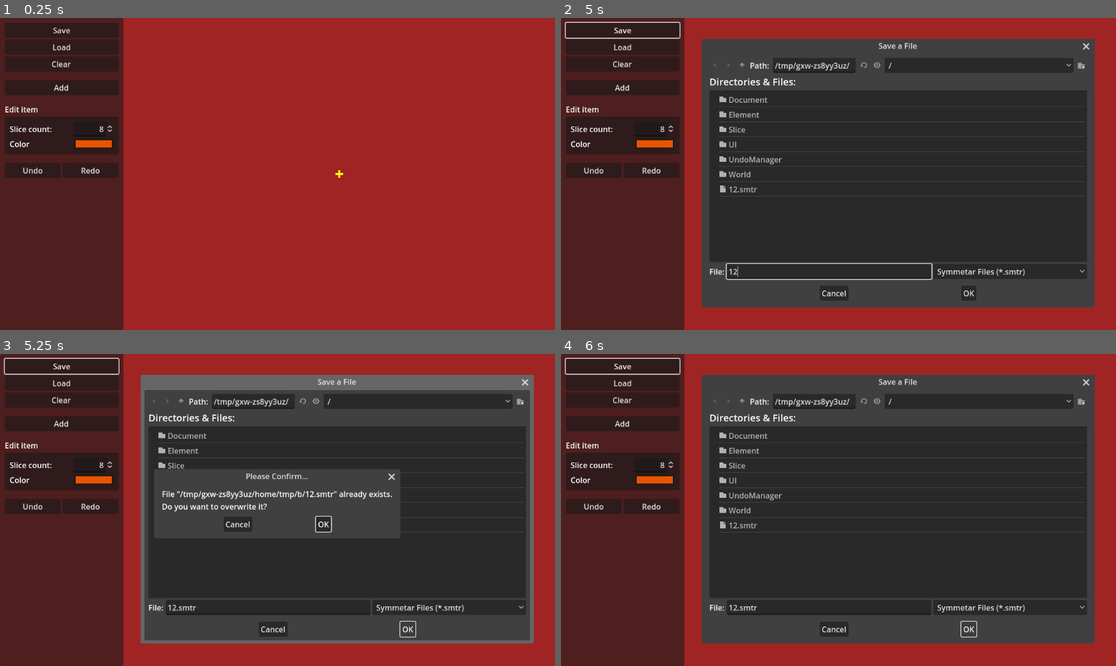
Above: before the commit, frames 1-4 (two rows, left to right).
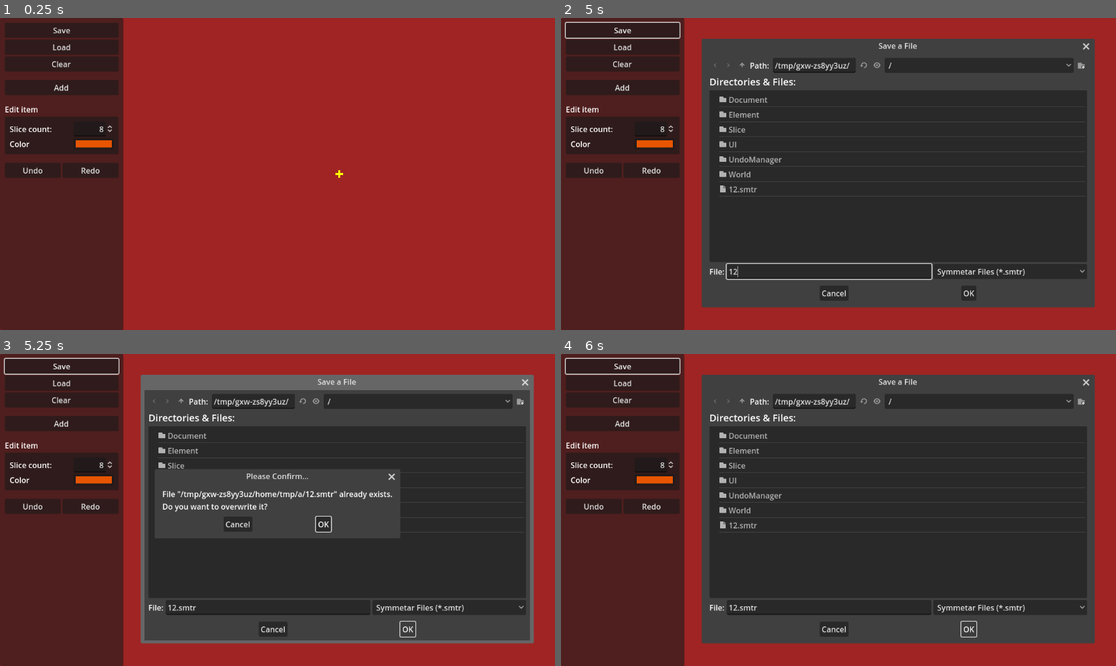
Above: after the commit, the same moments.

Repository: zoeesilcock/symmetar
Game: Godot game, scene res://Main.tscn
The game is run twice, just before and just after one commit, with the same random seed, the same clock (stepped at 60 frames per second) and the same inputs.
Inputs (mouse positions are in pixels of both pictures, inside the frame that each line leads up to):
- Up to frame 1 (0.25 s): no input
- Up to frame 2 (5 s): click "Clear" at 0.5 s; click "Add" at 1.25 s; click "Undo" at 2 s; click "Redo" at 2.75 s; click "Save" at 3.5 s; click (827, 270) at 4.27 s; type "12" at 4.35 s
- Up to frame 3 (5.25 s): click "OK" at 5 s
- Up to frame 4 (6 s): click "OK" at 5.75 s

Frames 1-2 are identical in both runs. In frame 3, 0.6% of the frame differs, in the area x 29-71%, y 38-51%; in frame 4, nothing differs.

Commit message:
Update to Godot 4.2

Diff:
--- a/project.godot
+++ b/project.godot
@@ -12,7 +12,7 @@
 
 config/name="symmetar"
 run/main_scene="res://Main.tscn"
-config/features=PackedStringArray("4.1", "Mobile")
+config/features=PackedStringArray("4.2", "Mobile")
 config/icon="res://icon.svg"
 
 [audio]
